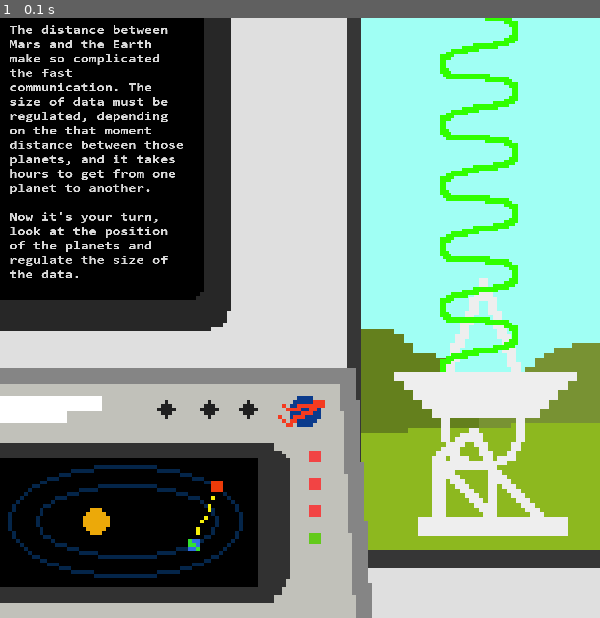
Above: before the commit, frame 1.
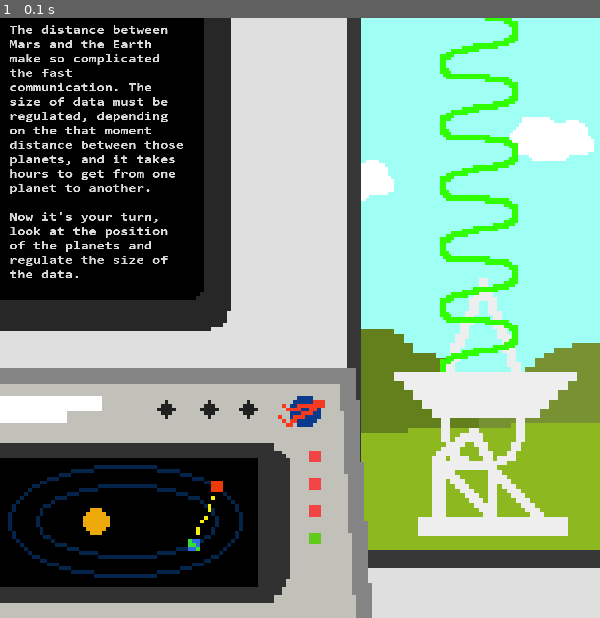
Above: after the commit, the same moment.

Repository: Elizabeth-mqz-gmz/MARS-Pitz_CanYouHearMeNow-
Game: pygame game, started from Code/antennaPlay.py
Two runs of this game, one before a commit and one after it. Both use one fixed random seed, a clock stepped at 60 frames per second and the inputs below.
Inputs:
- Up to frame 1 (0.1 s): no input

The runs differ from the first frame. In frame 1, 1.1% of the frame differs, in the area x 60-99%, y 16-31%.

Commit message:
Fix: i dont have any idea wtf just had happen

Diff:
--- a/Code/antennaPlay.py
+++ b/Code/antennaPlay.py
@@ -1,6 +1,5 @@
 import pygame as pg
 import random as rd
-from textwrap import fill
 
 
 #init and display
@@ -23,6 +22,7 @@
 wvsImg = pg.image.load('../Media/Antenna/Waves.png')
 srnImg = pg.image.load('../Media/Antenna/Screen.png')
 prgImg = pg.image.load('../Media/Antenna/Paragraph.png')
+cldImg = pg.image.load('../Media/Antenna/Cloud.png')
 
 sunImg = pg.transform.scale(sunImg, (500, 500))
 conImg = pg.transform.scale(conImg, (500, 250))
@@ -32,11 +32,14 @@
 wvsImg = pg.transform.scale(wvsImg, (531, 1062))
 srnImg = pg.transform.scale(srnImg, (250, 500))
 prgImg = pg.transform.scale(prgImg, (200, 270))
+cldImg = pg.transform.scale(cldImg, (100, 100))
 
 
 #background paint
 screen.fill((160,255,244))
 
+screen.blit(cldImg, (500,80))
+screen.blit(cldImg, (300,120))
 screen.blit(antImg, (300,100))
 screen.blit(wndImg, (300,0))
 screen.blit(walImg, (0,0))
@@ -46,14 +49,6 @@
 screen.blit(sunImg, (0,380),(0,0,250,250))
 
 
-
-pgp = 'Lorem ipsum dolor sit amet, consectetur adipiscing elit. Donec sit amet augue sed ligula faucibus dictum eu quis purus. Etiam ac dui magna. Phasellus eleifend, enim et ullamcorper pharetra, sapien diam faucibus massa, at laoreet nulla magna ut arcu. Mauris sodales quis mi eu scelerisque.\n Vestibulum sed malesuada sapien. Donec ut pulvinar lectus. Vivamus volutpat, augue quis lobortis maximus, sapien dui varius diam, vel scelerisque tellus sapien lacinia nisl. Donec.'
-pgpf = fill(pgp, 50)
-
-pg.font.init()
-label = pg.font.SysFont('Sans Roman', 20)
-txt = label.render(pgpf, False, (0, 0, 0))
-#screen.blit(txt,(0,0),(0,0,200,500))
 
 #test
 v=0
